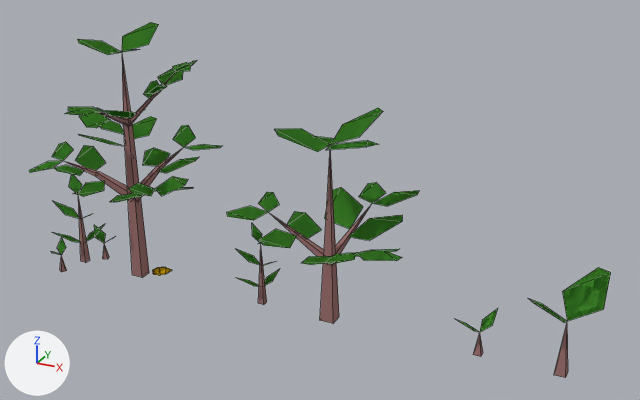
An edit to the Blender file crops/plants/bricks/bricks.blend, drawn before and after from the same camera.
Both versions are drawn from a 50 mm lens placed at (2.24, -9.26, 5.86), pointed at (-2.17, 0.07, 1.62). The axes (+X, +Y, +Z) are drawn at lower left. The lights are the same throughout. Mesh edges are drawn as thin lines. Objects named as collision shapes, trigger or cutter boxes, shadow casters or lower levels of detail are left out.

Names of what the first picture shows: 'stem.012', 'stem.013', 'stem.014', 'stem.015', 'stem.018', 'stem.019'.
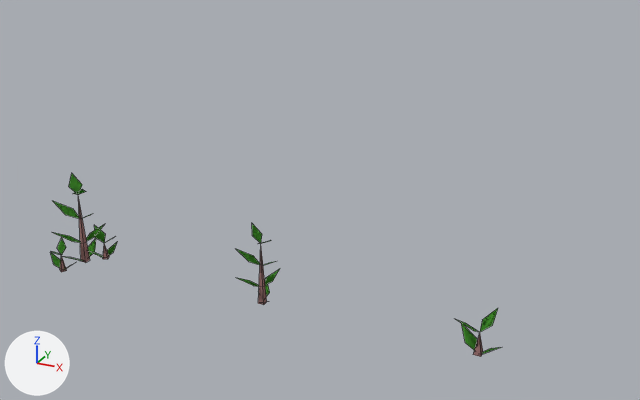
Location of each change, (x1, y1, x2, y2) in pixels of the pictures (640 x 400 px):
'stem.013', hidden: before (29, 22, 222, 277)
'stem.014', hidden (green): before (227, 108, 419, 323)
'stem.015', hidden (green): before (530, 267, 611, 378)
'stem.019', reshaped (6% wider): before (51, 174, 114, 272); after (50, 173, 117, 272)
'stem.012', reshaped (7% wider): before (455, 308, 498, 357); after (455, 308, 501, 357)
part 1 of me_cube_412, added: after (50, 239, 117, 270)
part 2 of me_cube_408, added: after (461, 323, 501, 354)

What changed in the scene script:
```text
Change me_cube_412:
    used by ob_stem_019; location = (-6.0, 0.0, 0.0); scale = (0.88, 0.88, 0.88)
    remove me_cube_412.from_pydata(...)  # 95 vertices, 35 faces; spans x -0.485..0.527, y -0.758..0.39, z 0.0..1.48
    add me_cube_412.from_pydata(...)  # 143 vertices, 47 faces; spans x -0.485..0.527, y -0.758..0.524, z 0.0..1.48
    me_cube_412 part 1
    48 vertices are added at x -0.417..0.335, y -0.506..0.524, z 0.002..0.278
    12 new faces join them, mat_weedleaf (green #469230)
Change me_cube_408:
    where me_cube_408.from_pydata(...)  # 21 vertices, 9 faces; spans x -0.29..0.152, y -0.29..0.325, z 0.0..0.633
    used by ob_stem_012; location = (0.0, 0.0, 0.0); scale = (0.88, 0.88, 0.88)
    verts and faces of me_cube_408; kept vertices keep their numbers, new ones are numbered from 21
    me_cube_408 part 2
    add verts[21] = (-0.197, 0.007, 0.12)  # pixel (465, 342)
    add verts[22] = (0.0, 0.0, 0.005)
    add verts[23] = (-0.074, 0.183, 0.12)  # pixel (477, 338)
    add verts[24] = (-0.336, 0.235, 0.292)  # pixel (461, 322)
    add verts[25] = (-0.197, 0.007, 0.12)  # pixel (465, 342)
    add verts[26] = (0.0, 0.0, 0.005)
    add verts[27] = (-0.074, 0.183, 0.12)  # pixel (477, 338)
    add verts[28] = (-0.336, 0.235, 0.292)  # pixel (461, 322)
    add verts[29] = (0.164, 0.053, 0.106)  # pixel (491, 348)
    add verts[30] = (0.0, 0.0, 0.005)
    add verts[31] = (0.115, -0.128, 0.106)  # pixel (484, 353)
    add verts[32] = (0.347, -0.093, 0.256)  # pixel (502, 346)
    add verts[33] = (0.164, 0.053, 0.106)  # pixel (491, 348)
    add verts[34] = (0.0, 0.0, 0.005)
    add verts[35] = (0.115, -0.128, 0.106)  # pixel (484, 353)
    add verts[36] = (0.347, -0.093, 0.256)  # pixel (502, 346)
    add faces += [(21, 24, 23, 22), (25, 26, 27, 28), (29, 32, 31, 30), (33, 34, 35, 36)]  # mat_weedleaf (green #469230)
Change ob_stem_015:
    add ob_stem_015.hide_viewport = True
Change ob_stem_014:
    add ob_stem_014.hide_viewport = True
Change ob_stem_013:
    add ob_stem_013.hide_viewport = True
```
